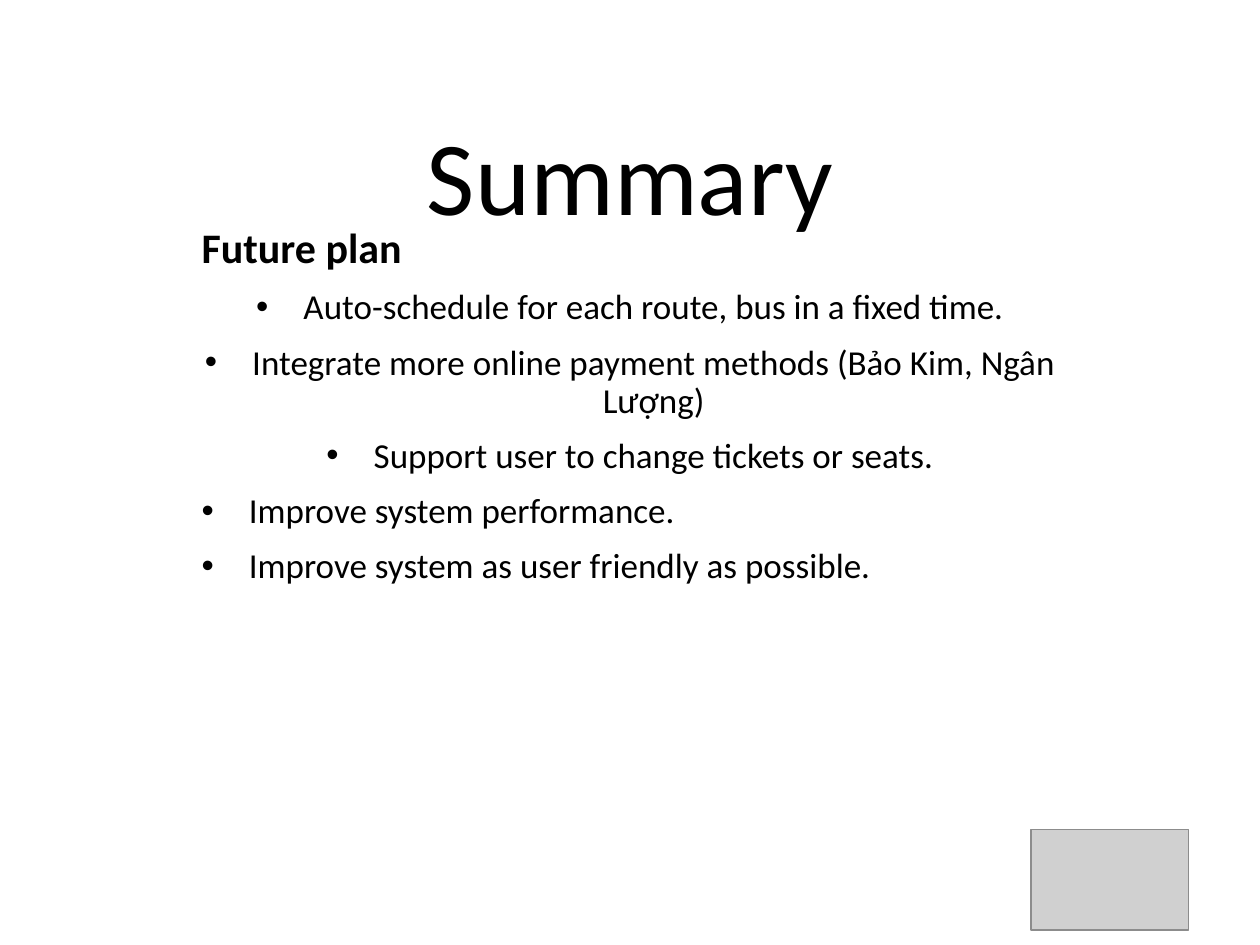
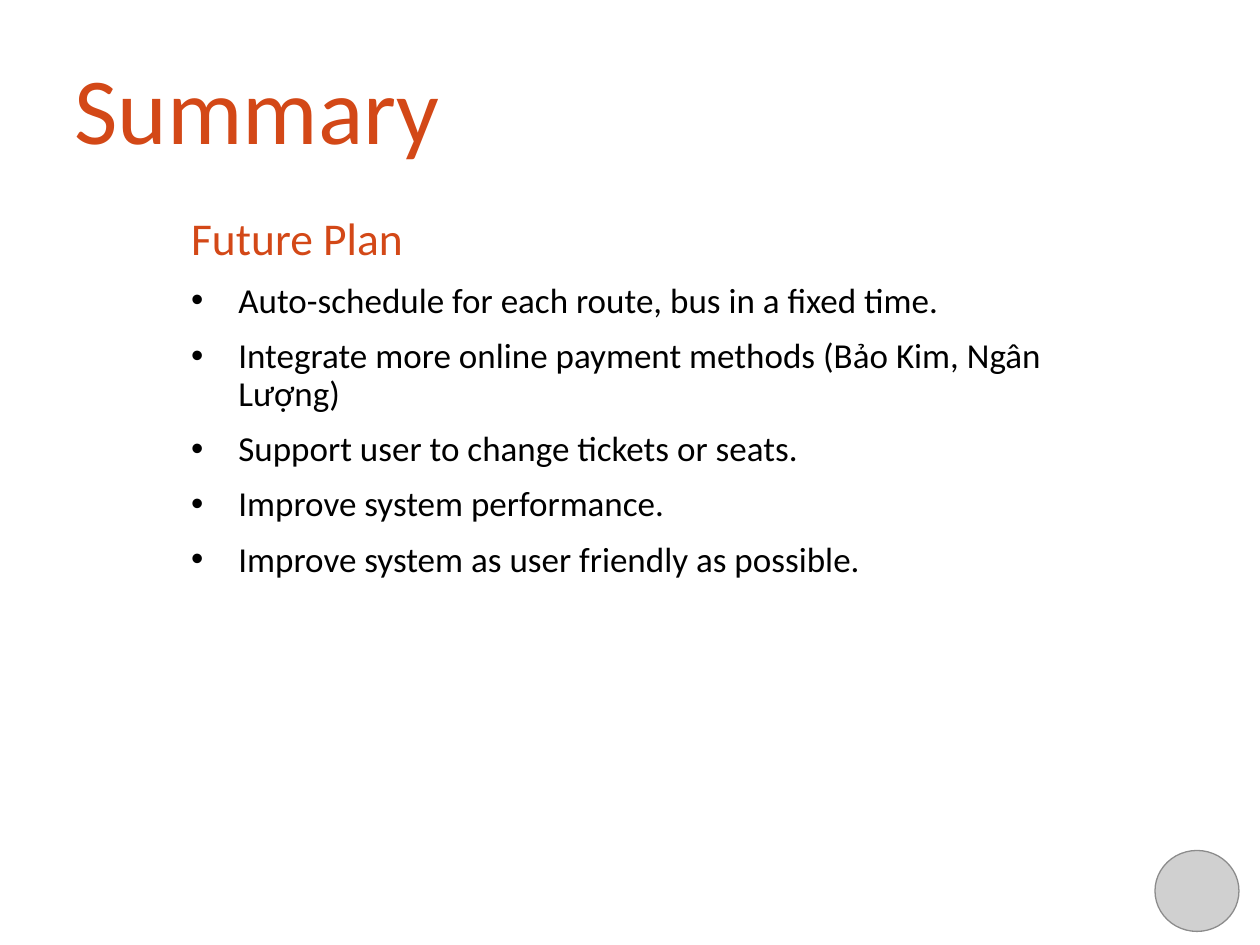
Before and after one commit to khalifandiaye/bus-reservation, a slide deck: slide 19 of WIP/Document/Project Report/capstone.pptx. Drawn at 1260x945 pixels with LibreOffice and Linux fonts; fonts in the diff are those of the drawing; grey boxes stand for pictures; background and template pictures are left out. Boxes give left, top, right and bottom in pixels: in the first picture for what was removed or moved away, otherwise in the second. Text is boxed around its words. In the diff, an @@ line names an element or a change of style, - is before the commit and + after.

```diff
--- a/WIP/Document/Project Report/capstone.pptx
+++ b/WIP/Document/Project Report/capstone.pptx
@@ title "Summary" moved from (x1=427, y1=147, x2=833, y2=232) to (x1=75, y1=82, x2=440, y2=160) @@
@@ title "Summary" at (x1=75, y1=82, x2=440, y2=160): size 60 to 54 pt, text colour #000000 to #D34817 @@
@@ subtitle "Future Plan" moved from (x1=202, y1=233, x2=1055, y2=584) to (x1=191, y1=223, x2=1041, y2=578) @@
@@ subtitle at (x1=191, y1=223, x2=403, y2=256): text changed; size 24 to 26 pt; text colour #000000 to #D34817; bold off @@
-Future plan
+Future Plan
@@ subtitle at (x1=238, y1=288, x2=1041, y2=467): alignment centre to left @@
@@ picture removed at (x1=1031, y1=829, x2=1188, y2=930) @@
@@ picture added at (x1=1155, y1=850, x2=1240, y2=931) @@
```
Also in this commit, not shown: 7 other slides changed, 6 slides added, 6 slides removed.
